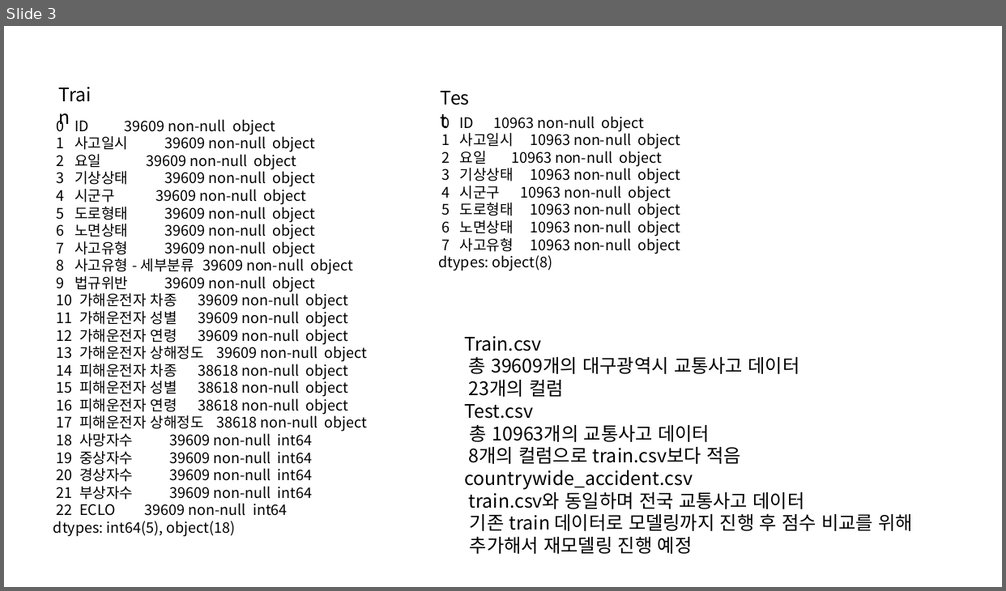
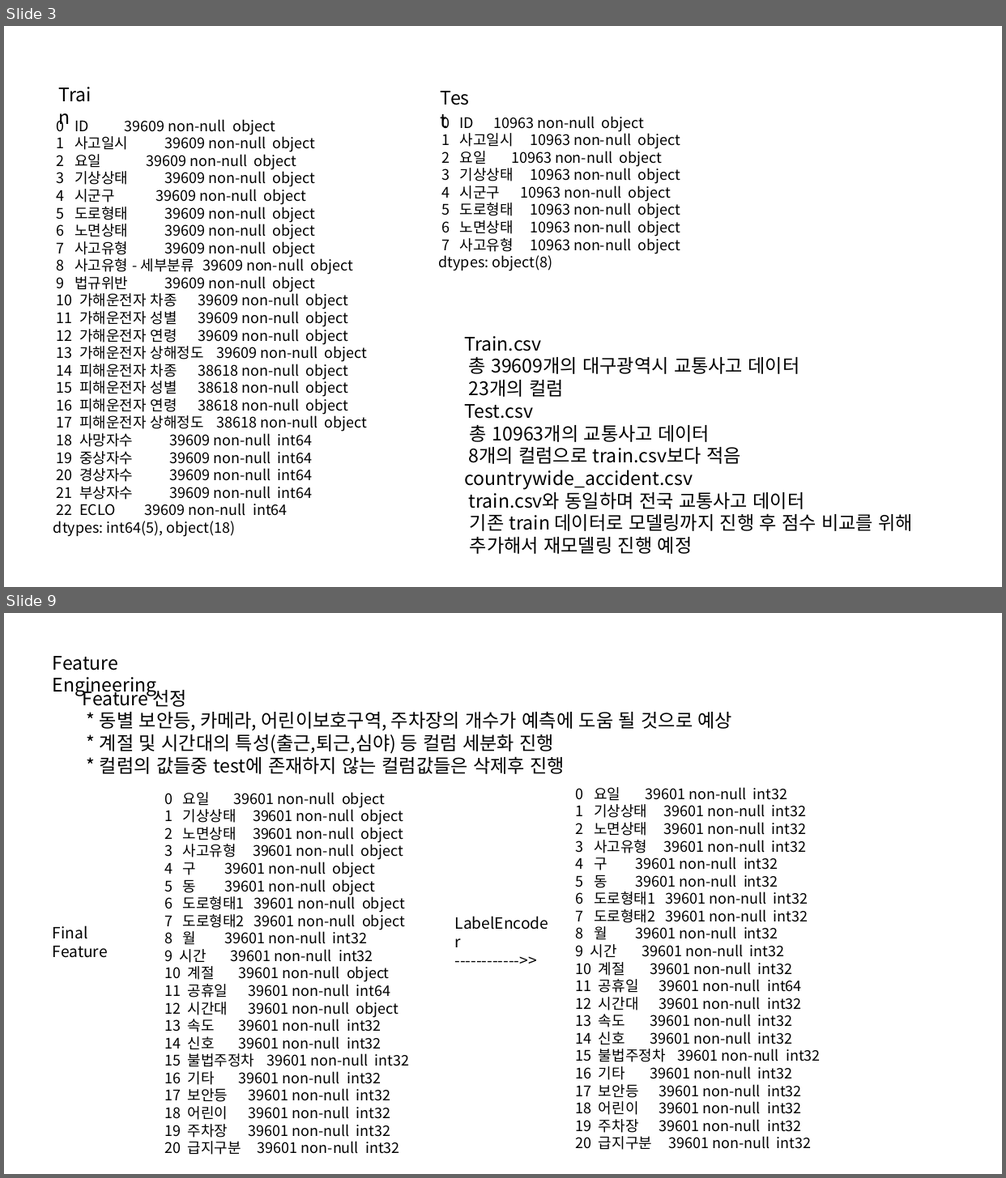
Before and after one commit to vvvjh112/DACON_Practice, a slide deck: Daegu/보고서/대구교통사고 예측.pptx. Shown one above the other, each under a label of ours: slide 3 before the commit, slides 3 and 9 after it; the slides between them are not shown. The pictures are 1006x591 and 1006x1178 pixels, drawn with LibreOffice and Linux fonts; fonts in the diff are those of the drawing. Boxes give left, top, right and bottom in pixels: in the first picture for what was removed or moved away, otherwise in the second. Text is boxed around its words. In the diff, an @@ line names an element or a change of style, - is before the commit and + after.

```diff
--- a/Daegu/보고서/대구교통사고 예측.pptx
+++ b/Daegu/보고서/대구교통사고 예측.pptx
@@ slide 9 added at <box>4,613,1002,1174</box>, background #FFFFFF @@
@@ text added at <box>53,656,157,696</box>, 18 pt, text #000000 @@
+Feature Engineering
@@ text added at <box>83,686,733,774</box>, 18 pt, text #000000 @@
+Feature 선정
+* 동별 보안등, 카메라, 어린이보호구역, 주차장의 개수가 예측에 도움 될 것으로 예상
+* 계절 및 시간대의 특성(출근,퇴근,심야) 등 컬럼 세분화 진행
+* 컬럼의 값들중 test에 존재하지 않는 컬럼값들은 삭제후 진행
@@ text added at <box>164,792,410,1155</box>, 14 pt, text #000000 @@
+0 요일 39601 non-null object
+1 기상상태 39601 non-null object
+2 노면상태 39601 non-null object
+3 사고유형 39601 non-null object
+4 구 39601 non-null object
+5 동 39601 non-null object
+6 도로형태1 39601 non-null object
+7 도로형태2 39601 non-null object
+8 월 39601 non-null int32
+9 시간 39601 non-null int32
+10 계절 39601 non-null object
+11 공휴일 39601 non-null int64
+12 시간대 39601 non-null object
+13 속도 39601 non-null int32
+14 신호 39601 non-null int32
+15 불법주정차 39601 non-null int32
+16 기타 39601 non-null int32
+17 보안등 39601 non-null int32
+18 어린이 39601 non-null int32
+19 주차장 39601 non-null int32
+20 급지구분 39601 non-null int32
@@ text added at <box>576,787,820,1150</box>, 14 pt, text #000000 @@
+0 요일 39601 non-null int32
+1 기상상태 39601 non-null int32
+2 노면상태 39601 non-null int32
+3 사고유형 39601 non-null int32
+4 구 39601 non-null int32
+5 동 39601 non-null int32
+6 도로형태1 39601 non-null int32
+7 도로형태2 39601 non-null int32
+8 월 39601 non-null int32
+9 시간 39601 non-null int32
+10 계절 39601 non-null int32
+11 공휴일 39601 non-null int64
+12 시간대 39601 non-null int32
+13 속도 39601 non-null int32
+14 신호 39601 non-null int32
+15 불법주정차 39601 non-null int32
+16 기타 39601 non-null int32
+17 보안등 39601 non-null int32
+18 어린이 39601 non-null int32
+19 주차장 39601 non-null int32
+20 급지구분 39601 non-null int32
@@ text added at <box>53,926,108,958</box>, 15 pt, text #000000 @@
+Final Feature
@@ text added at <box>448,910,562,956</box>, 15 pt, text #000000 @@
+LabelEncoder
+------------>>
```
Also in this commit, not shown: 2 slides changed, 5 other slides added, 2 other files.
